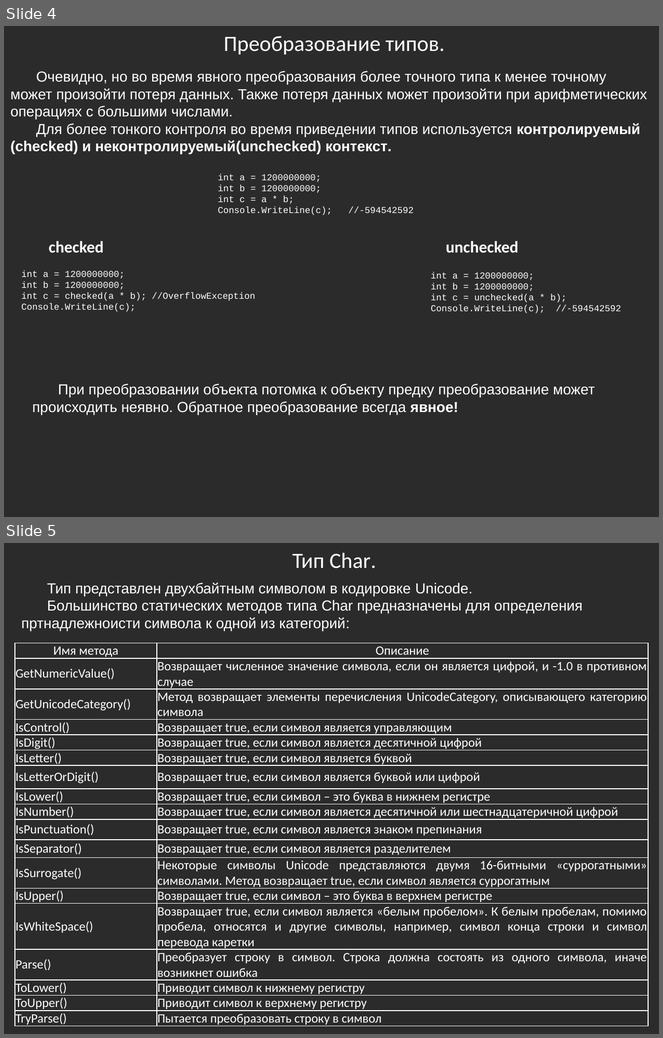
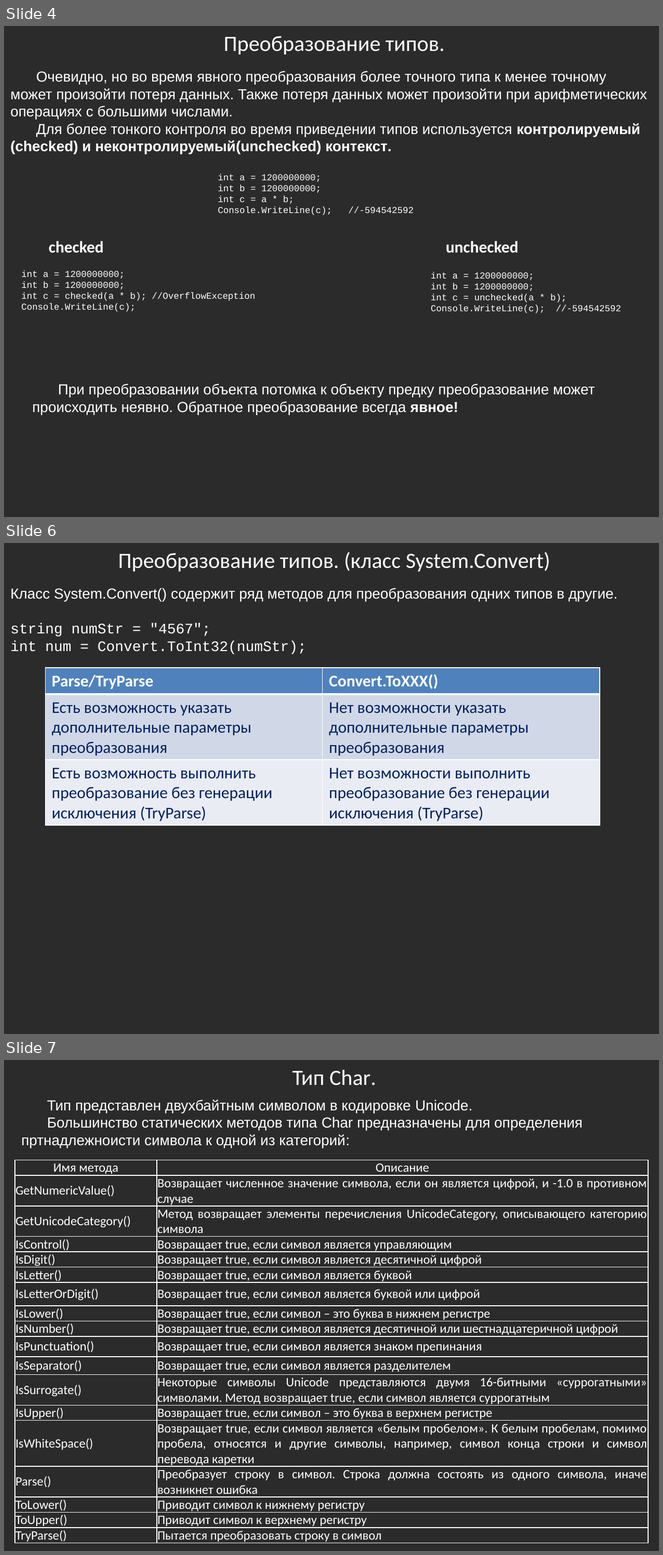
Before and after one commit to bazile/Training, a slide deck: Presentation/lesson-03.pptx. Shown one above the other, each under a label of ours: slides 4 and 5 before the commit, slides 4, 6 and 7 after it; the slides between them are not shown. The pictures are 663x1038 and 663x1555 pixels, drawn with LibreOffice and Linux fonts; fonts in the diff are those of the drawing; background and template pictures are left out; a plain dark background stands for a picture behind light text. Boxes give left, top, right and bottom in pixels: in the first picture for what was removed or moved away, otherwise in the second. Text is boxed around its words. In the diff, an @@ line names an element or a change of style, - is before the commit and + after.

```diff
--- a/Presentation/lesson-03.pptx
+++ b/Presentation/lesson-03.pptx
@@ slide 6 added at [4,543,659,1034], background picture (left out) @@
@@ text added at [118,552,551,572], 24 pt, text #FFFFFF @@
+Преобразование типов. (класс System.Convert)
@@ text added at [10,588,618,654], 16 pt, text #FFFFFF @@
+Класс System.Convert() содержит ряд методов для преобразования одних типов в другие.
+string numStr = "4567";
+int num = Convert.ToInt32(numStr);
@@ table added at [45,667,599,825], 3 rows, 2 columns @@
+Parse/TryParse | Convert.ToXXX()
+Есть возможность указать дополнительные параметры преобразования | Нет возможности указать дополнительные параметры преобразования
+Есть возможность выполнить преобразование без генерации исключения (TryParse) | Нет возможности выполнить преобразование без генерации исключения (TryParse)
@@ what was slide 5 is now slide 7 @@
```
Also in this commit, not shown: 1 other slide added, 4 other files.
